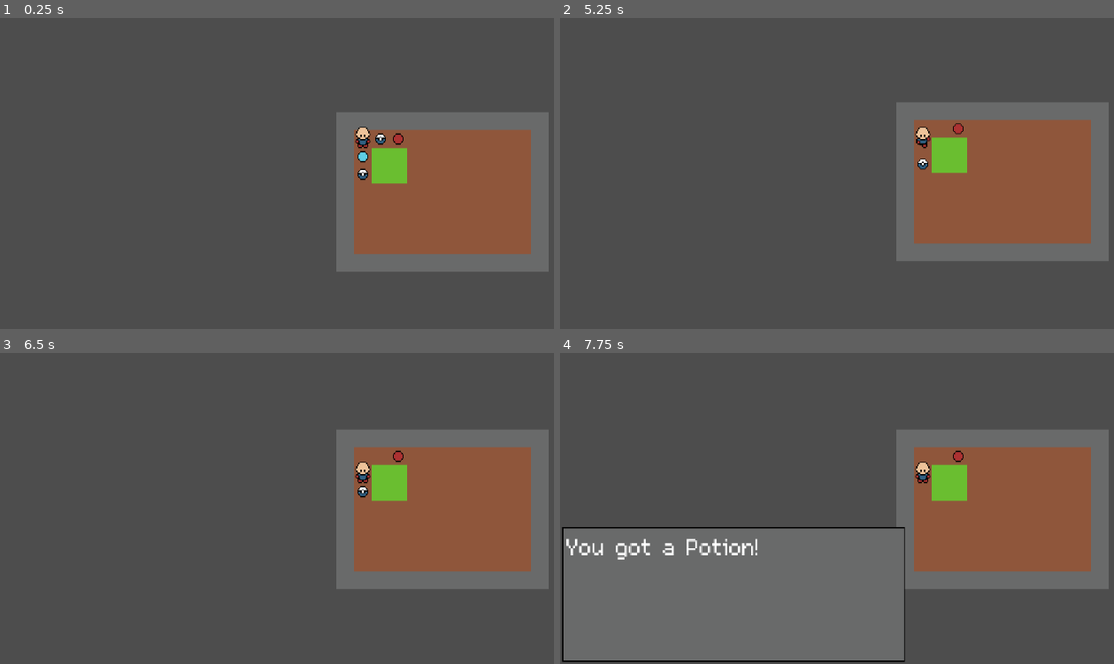
Above: before the commit, frames 1-4 (two rows, left to right).
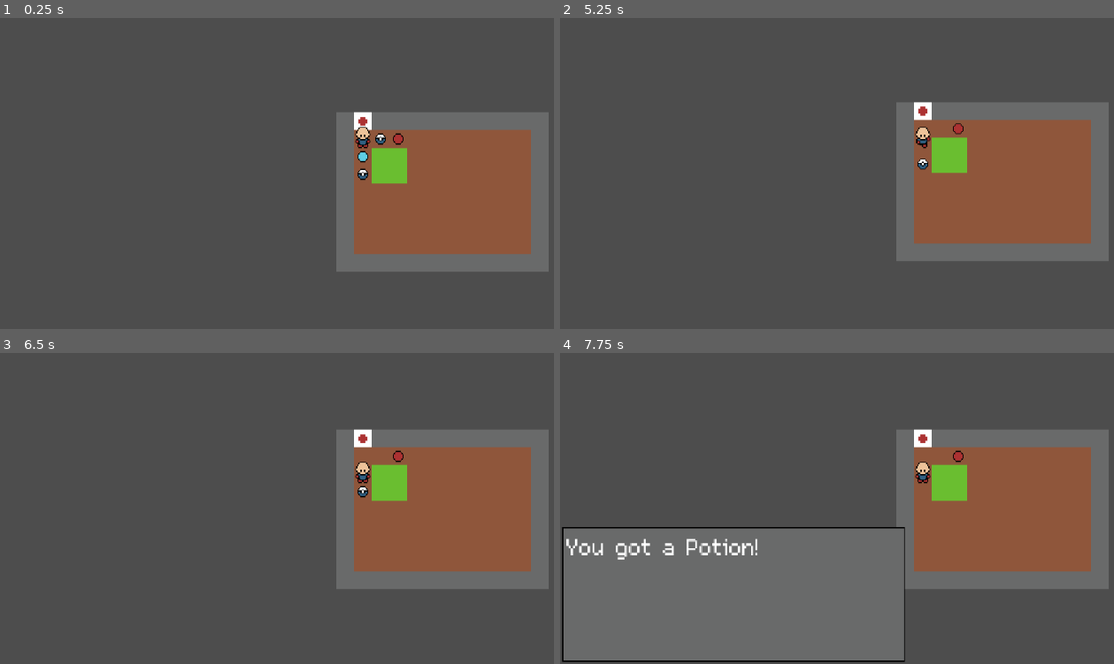
Above: after the commit, the same moments.

Repository: jevonsp/MonsterTamerRPG
Game: Godot game, scene res://scenes/game/game.tscn
Two runs of this game, one before a commit and one after it. Both use one fixed random seed, a clock stepped at 60 frames per second and the inputs below.
Inputs (mouse positions are in pixels of both pictures, inside the frame that each line leads up to):
- Up to frame 1 (0.25 s): no input
- Up to frame 2 (5.25 s): tap Enter at 0.5, 2, 3.5 s; move the mouse to (1069, 111) at 0.52 s; hold D (right) 0.53-1.25 s; hold Space (yes) 0.53-1.25 s; click (1069, 111) at 0.67 s; drag from (770, 148) to (947, 164) at 1.27 s; move the mouse to (986, 42) at 2.02 s; hold D (right) 2.03-2.75 s; hold Shift 2.03-2.75 s; tap Space (yes) at 2.3, 2.75 s; drag from (881, 210) to (942, 139) at 2.77 s; move the mouse to (outside the picture) at 3.52 s; hold A (left) 3.53-4.25 s; hold Space (yes) 3.53-4.25 s; tap Ctrl at 3.6 s; tap Escape (no) at 4.15 s; drag from (704, 70) to (920, 173) at 4.27 s; move the mouse to (947, 129) at 5.02 s; hold S (down) from 5.03 s (still down); hold Space (yes) from 5.03 s (still down); click (947, 129) at 5.17 s
- Up to frame 3 (6.5 s): release S (down) at 5.75 s; release Space (yes) at 5.75 s; drag from (249, 365) to (210, 483) at 5.77 s
- Up to frame 4 (7.75 s): move the mouse to (1069, 446) at 6.52 s; hold W (up) 6.53-7.25 s; hold Space (yes) 6.53-7.25 s; tap Alt at 6.6 s; drag from (770, 483) to (958, 455) at 7.27 s

The runs differ from the first frame. In frame 1, 0.2% of the frame differs, in the area x 63-68%, y 30-37%; in frame 2, 0.2%, in the area x 63-68%, y 26-33%; in frame 3, 0.2%; in frame 4, 0.2%.

Commit message:
Accuracy Checks/Missing

Diff:
--- a/objects/effects/Damage.gd
+++ b/objects/effects/Damage.gd
@@ -54,9 +54,9 @@
 	match target_type:
 		"ENEMY":
 			if BattleManager.in_battle:
-				DialogueManager.show_dialogue("%s used %s!" % [actor.name, move_ref.name], true)
 				EventBus.effect_started.emit(animation_type, actor_ref, target_ref, animation)
 				await EventBus.effect_ended
+
 			var damage = calculate_damage()
 			await target_ref.take_damage(damage)
 			DialogueManager.show_dialogue("%s dealt %s to %s!" % [move_ref.name, damage, target.name], false)
--- a/objects/effects/SleepEffect.gd
+++ b/objects/effects/SleepEffect.gd
@@ -3,7 +3,6 @@
 @export_range(0.0, 1.0) var sleep_chance: float = 0.3
 
 var name = "SLEEP"
-
 
 func apply(actor_ref: Monster, target_ref: Monster, data_ref) -> void:
 	super(actor_ref, target_ref, data_ref)
--- /dev/null
+++ b/objects/effects/StatChange.gd
@@ -0,0 +1,22 @@
+class_name StatChange extends BattleEffect
+
+@export_range(0.0, 1.0) var change_chance: float = 0.3
+@export_enum("speed", "attack", "defense", "special_attack", "special_defense", "accuracy", "evasion") var stat
+@export_range(-6, 6) var stages: int = 1
+
+const STAT_NAMES = ["speed", "attack", "defense", "special_attack", "special_defense", "accuracy", "evasion"]
+
+var name = "STAT"
+
+func apply(actor_ref: Monster, target_ref: Monster, data_ref) -> void:
+	super(actor_ref, target_ref, data_ref)
+	animation_type = "TARGET"
+
+	if randf() > change_chance:
+		return
+
+	var stat_name = STAT_NAMES[stat]
+	target.stat_stages[stat_name] -= 1
+
+	DialogueManager.show_dialogue("%s had their %s lowered by %s stage(s)" % [target.name, stat_name, stages])
+	await DialogueManager.dialogue_closed
--- a/objects/monsters/Monster.gd
+++ b/objects/monsters/Monster.gd
@@ -48,19 +48,6 @@
 	decide_nature()
 	set_stats()
 	set_moves()
-	print("monster created: ", name)
-	print("capture rate: ", capture_rate)
-	print("monster level: ", level)
-	print("monster experience: ", experience)
-	print("hitpoints: ", hitpoints)
-	print("speed: ", speed)
-	print("attack: ", attack)
-	print("defense: ", defense)
-	print("special_attack: ", special_attack)
-	print("special_defense: ", special_defense)
-	print("moves: ")
-	for move in moves:
-		print(" - ", move.name)
 
 func decide_nature():
 	pass
@@ -94,9 +81,6 @@
 
 	if status:
 		return status.modify_stat(stat, base_value)
-
-	#for effect in statuses:
-		#base_value = effect.modify_stat(stat, base_value)
 
 	return base_value
 
@@ -173,7 +157,10 @@
 		await EventBus.fainting_done_animating
 		await Engine.get_main_loop().process_frame
 
-func heal(amount: int) -> void:
+func heal(amount: int, full: bool = false) -> void:
+	print("heal called")
+	if full:
+		amount = max_hitpoints - hitpoints
 	var starting = hitpoints
 	hitpoints += amount
 	EventBus.health_changed.emit(self, starting, hitpoints)
--- a/objects/monsters/pistol_shrimp/Pistol_Shrimp.tres
+++ b/objects/monsters/pistol_shrimp/Pistol_Shrimp.tres
@@ -1,10 +1,11 @@
-[gd_resource type="Resource" script_class="MonsterData" load_steps=6 format=3 uid="uid://bkcc35o5n7kil"]
+[gd_resource type="Resource" script_class="MonsterData" load_steps=7 format=3 uid="uid://bkcc35o5n7kil"]
 
 [ext_resource type="Script" uid="uid://coff2nnisn6g2" path="res://objects/moves/Move.gd" id="1_3g2kv"]
 [ext_resource type="Resource" uid="uid://yba5nj2cbh3b" path="res://objects/moves/moves/Slap.tres" id="2_05o4f"]
 [ext_resource type="Script" uid="uid://cf7d81q2bjlj0" path="res://objects/monsters/MonsterData.gd" id="2_s4koy"]
 [ext_resource type="Resource" uid="uid://jkbkgimwqvyu" path="res://objects/moves/moves/WaterPistol.tres" id="3_e6udc"]
 [ext_resource type="Texture2D" uid="uid://bblshkejbt64c" path="res://objects/monsters/pistol_shrimp/pistol_shrimp.png" id="4_e6udc"]
+[ext_resource type="Resource" uid="uid://cv4rlq76tubod" path="res://objects/moves/moves/PocketSand.tres" id="4_mbecd"]
 
 [resource]
 script = ExtResource("2_s4koy")
@@ -16,6 +17,6 @@
 base_speed = 100
 base_attack = 120
 base_defense = 70
-moves = Array[ExtResource("1_3g2kv")]([ExtResource("2_05o4f"), ExtResource("3_e6udc")])
-levels = Array[int]([1, 5])
+moves = Array[ExtResource("1_3g2kv")]([ExtResource("2_05o4f"), ExtResource("3_e6udc"), ExtResource("4_mbecd")])
+levels = Array[int]([1, 5, 5])
 metadata/_custom_type_script = "uid://cf7d81q2bjlj0"
--- a/objects/moves/Move.gd
+++ b/objects/moves/Move.gd
@@ -3,6 +3,7 @@
 @export var name: String = ""
 @export var icon: Texture2D
 @export var description: String = ""
+@export var accuracy: int = 100
 
 @export_enum("FIRE", "WATER", "GRASS", "LIGHT", "DARK", "NONE") var type = "NONE"
 @export_range(-7, 7) var priority: int = 0
--- a/objects/moves/MoveAction.gd
+++ b/objects/moves/MoveAction.gd
@@ -8,9 +8,23 @@
 	super("MOVE", move_data, actor_ref, target_refs)
 
 func execute() -> void:
+	if BattleManager.in_battle:
+		DialogueManager.show_dialogue("%s used %s!" % [actor.name, move.name], true)
+
+	var actor_accuracy_multi = actor._get_stage_multi(actor.stat_stages["accuracy"])
+	var target = BattleManager.resolve_targets(move.target_type, actor)
+	var target_evasion_multi = target[0]._get_stage_multi(target[0].stat_stages["evasion"])
+	var accuracy = move.accuracy * actor_accuracy_multi * target_evasion_multi
+
+	if randf() > accuracy:
+		DialogueManager.show_dialogue("%s's attack missed!" % actor.name)
+		await DialogueManager.dialogue_closed
+		return
+
 	for effect in move.effects:
 		var resolved_targets = BattleManager.resolve_targets(effect.target_type, actor)
-		print("Effect:", effect.name, "Targets:", targets)
+
+		print("Effect:", effect.name, "Targets:", resolved_targets)
 		for t in resolved_targets:
 			if not t or t.is_fainted:
 				continue
--- /dev/null
+++ b/objects/moves/moves/PocketSand.tres
@@ -0,0 +1,27 @@
+[gd_resource type="Resource" script_class="Move" load_steps=7 format=3 uid="uid://cv4rlq76tubod"]
+
+[ext_resource type="Script" uid="uid://dwops4cp56fq3" path="res://classes/base/BattleEffect.gd" id="1_m116k"]
+[ext_resource type="Script" uid="uid://coff2nnisn6g2" path="res://objects/moves/Move.gd" id="2_1opph"]
+[ext_resource type="Script" uid="uid://cg2gwmc5eufqa" path="res://objects/effects/Damage.gd" id="2_6dinp"]
+[ext_resource type="Script" uid="uid://dtp6jr4jhas0k" path="res://objects/effects/StatChange.gd" id="3_uvwus"]
+
+[sub_resource type="Resource" id="Resource_13cr2"]
+script = ExtResource("2_6dinp")
+base_power = 55
+animation_type = "THROWN"
+metadata/_custom_type_script = "uid://cg2gwmc5eufqa"
+
+[sub_resource type="Resource" id="Resource_7tkeg"]
+script = ExtResource("3_uvwus")
+change_chance = 1.0
+stat = 5
+animation_type = "TARGET"
+metadata/_custom_type_script = "uid://dtp6jr4jhas0k"
+
+[resource]
+script = ExtResource("2_1opph")
+name = "Pocket Sand"
+accuracy = 90
+animation_type = "THROWN"
+effects = Array[ExtResource("1_m116k")]([SubResource("Resource_13cr2"), SubResource("Resource_7tkeg")])
+metadata/_custom_type_script = "uid://coff2nnisn6g2"
--- a/scenes/game/game.tscn
+++ b/scenes/game/game.tscn
@@ -12,9 +12,14 @@
 [ext_resource type="PackedScene" uid="uid://c53i0nmmfx7q0" path="res://scenes/world/level_components/ground_item/ground_item.tscn" id="9_4j704"]
 [ext_resource type="Resource" uid="uid://pep8g7geka17" path="res://objects/items/ball/Ball.tres" id="10_kp23o"]
 [ext_resource type="Resource" uid="uid://dtmg71j7e8iq8" path="res://objects/items/potion/Potion.tres" id="11_kp23o"]
+[ext_resource type="PackedScene" uid="uid://c8vlwpljm3ud5" path="res://scenes/world/level_components/healing_zone/healing_zone.tscn" id="13_ftsea"]
+[ext_resource type="Script" uid="uid://q106bupy48wl" path="res://scenes/world/level_components/healing_zone/healing_zone.gd" id="14_otnwt"]
 
 [sub_resource type="RectangleShape2D" id="RectangleShape2D_lfrn8"]
 size = Vector2(32, 32)
+
+[sub_resource type="RectangleShape2D" id="RectangleShape2D_3xj4h"]
+size = Vector2(16, 16)
 
 [node name="Game" type="Node2D"]
 script = ExtResource("1_5jirj")
@@ -26,7 +31,7 @@
 collision_layer = 2
 collision_mask = 0
 encounters = Array[ExtResource("5_87uf6")]([ExtResource("6_2a8rs"), ExtResource("7_4j704"), ExtResource("8_kp23o")])
-min_levels = Array[int]([1, 1, 1])
+min_levels = Array[int]([3, 3, 3])
 max_levels = Array[int]([5, 5, 5])
 probabilities = Array[float]([0.33, 0.33, 0.34])
 
@@ -51,3 +56,11 @@
 [node name="GroundItem2" parent="Items" instance=ExtResource("9_4j704")]
 position = Vector2(8, 40)
 item = ExtResource("11_kp23o")
+
+[node name="HealingZone" parent="." instance=ExtResource("13_ftsea")]
+position = Vector2(8.016594, -8.5424)
+script = ExtResource("14_otnwt")
+
+[node name="CollisionShape2D" type="CollisionShape2D" parent="HealingZone"]
+position = Vector2(-0.016593933, 0.54240036)
+shape = SubResource("RectangleShape2D_3xj4h")
--- a/scenes/ui/party/party.gd
+++ b/scenes/ui/party/party.gd
@@ -165,7 +165,10 @@
 			summary.selected_monster = v2_to_slot[selected_slot]
 			print("selected slot: ", v2_to_slot[selected_slot])
 			summary.display_selected_monster()
-		1: initiate_swap(v2_to_slot[selected_slot])
+		1:
+			if PartyManager.party.size() == 1:
+				return
+			initiate_swap(v2_to_slot[selected_slot])
 		2:
 			print("item")
 			open_inventory()
--- a/scenes/ui/summary/summary.gd
+++ b/scenes/ui/summary/summary.gd
@@ -174,8 +174,6 @@
 	var monster = PartyManager.party[selected_monster]
 	for i in range(4):
 		var slot_node = get_node("Slot%d" % i).get_child(0)
-		print(slot_node)
-		print(slot_node.get_children())
 		if i < monster.moves.size():
 			slot_node.get_node("Name").text = monster.moves[i].name
 			slot_node.get_node("Power").text = str(get_move_power(monster.moves[i]))
--- /dev/null
+++ b/scenes/world/level_components/healing_zone/healing_zone.gd
@@ -0,0 +1,12 @@
+extends Interactable
+
+func interact():
+	dialogue()
+
+func dialogue():
+	var confirm = await DialogueManager.show_choice("Do you want to heal?")
+	if confirm:
+		for monster in PartyManager.party:
+			monster.heal(0, true)
+	else:
+		print("cancel")
--- /dev/null
+++ b/scenes/world/level_components/healing_zone/healing_zone.tscn
@@ -0,0 +1,9 @@
+[gd_scene load_steps=2 format=3 uid="uid://c8vlwpljm3ud5"]
+
+[ext_resource type="Script" uid="uid://dff3max0oa2kp" path="res://classes/base/Interactable.gd" id="1_1xwv7"]
+
+[node name="HealingZone" type="Area2D"]
+collision_layer = 4
+collision_mask = 2
+script = ExtResource("1_1xwv7")
+metadata/_custom_type_script = "uid://dff3max0oa2kp"
--- a/scenes/world/maps/test_map.tscn
+++ b/scenes/world/maps/test_map.tscn
@@ -18,5 +18,5 @@
 sources/1 = SubResource("TileSetAtlasSource_2s55i")
 
 [node name="TestMap" type="TileMapLayer"]
-tile_map_data = PackedByteArray("AAAAAAAAAQABAAAAAAAAAAEAAQA …(1656 unchanged characters)… CAP//AQAAAAEAAAABAP//AQAAAAEAAAAAAP//AQAAAAEAAAA=")
+tile_map_data = PackedByteArray("AAAAAAAAAQABAAAAAAAAAAEAAQA …(1656 unchanged characters)… CAP//AQAAAAEAAAABAP//AQAAAAEAAAAAAP//AQABAAEAAAA=")
 tile_set = SubResource("TileSet_o3n0h")
Not shown, added: objects/effects/StatChange.gd.uid
Not shown: 1 places in scenes/game/game.tscn that only renumber resources
Not shown, added: scenes/world/level_components/healing_zone/healing_zone.gd.uid
